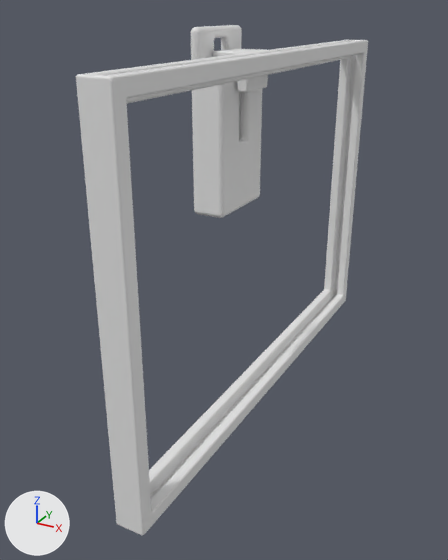
One commit to the Blender file 3D containers/SolarPanel/SolarPanel.blend: the scene before it, then after it.
Rendered twice from a 50 mm lens placed at (72.6, -158.2, 112.6), pointed at (-10.9, -6.6, 36.7). Lighting does not change. The marker at lower left points along +X, +Y and +Z.

In view in the first picture: 'HookHolder', 'SolarPanelFrame'.
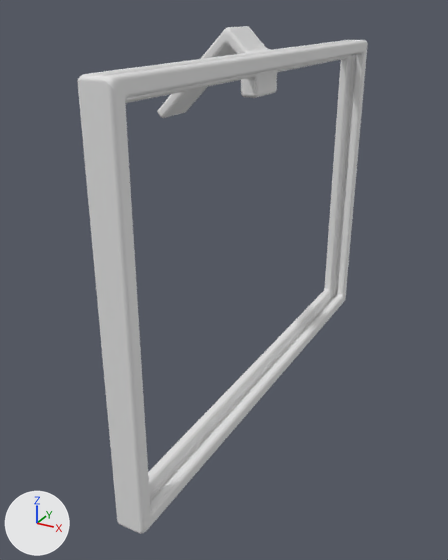
Pixel boxes (x1, y1, x2, y2) of what changed, in the pictures (448 x 560 px):
'SolarPanelFrame', reshaped: before (76, 40, 368, 535); after (77, 26, 368, 534)
'HookHolder', hidden: before (191, 25, 262, 218)

Diff of the bpy script that builds the scene:
```diff
--- a/3D containers/SolarPanel/SolarPanel.blend.py
+++ b/3D containers/SolarPanel/SolarPanel.blend.py
@@ me_hookholder @@
 me_hookholder.from_pydata(...)  # 6156 vertices, 12316 faces; spans x -5.0..5.0, y -12.5..12.5, z 0.0..50.0
 # used by ob_hookholder; location = (-13.0, 0.0, 58.0)
+# me_hookholder part 1: the whole mesh is turned 45 degrees about the y axis through its middle, then moved by (-3.7, 0.0, -30.5)
@@ me_cube_001 @@
+me_cube_001.from_pydata(...)  # 5932 vertices, 5924 faces; spans x -33.2..4.0, y -72.4..72.4, z 0.0..107.9
+# faces by material slot: [1510, 4414]
@@ ob_solarpanelframe @@
-ob_solarpanelframe = bpy.data.objects.new('SolarPanelFrame', me_cube_013)
+ob_solarpanelframe = bpy.data.objects.new('SolarPanelFrame', me_cube_001)
 ob_solarpanelframe.location = (0.0, 0.0, 0.0)
@@ ob_hookholder @@
 ob_hookholder = bpy.data.objects.new('HookHolder', me_hookholder)
-ob_hookholder.location = (-13.0, 0.0, 58.0)
+ob_hookholder.location = (-19.5, 0.0, 99.0)
+ob_hookholder.hide_set(True)
```
